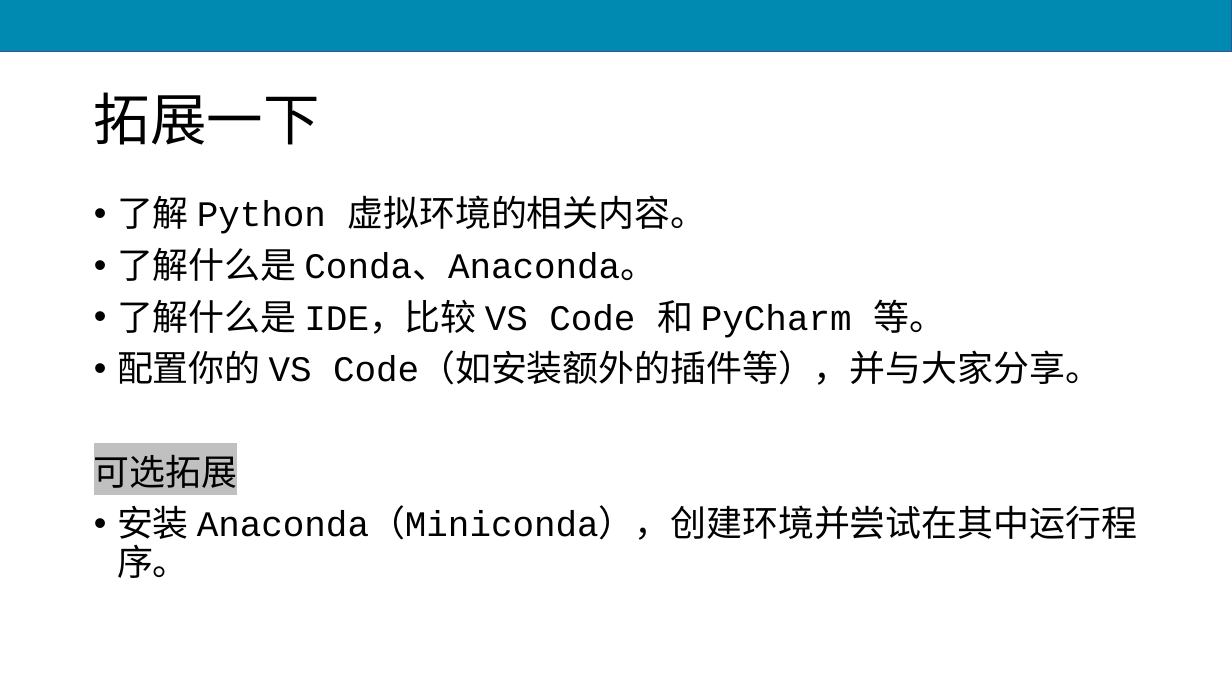
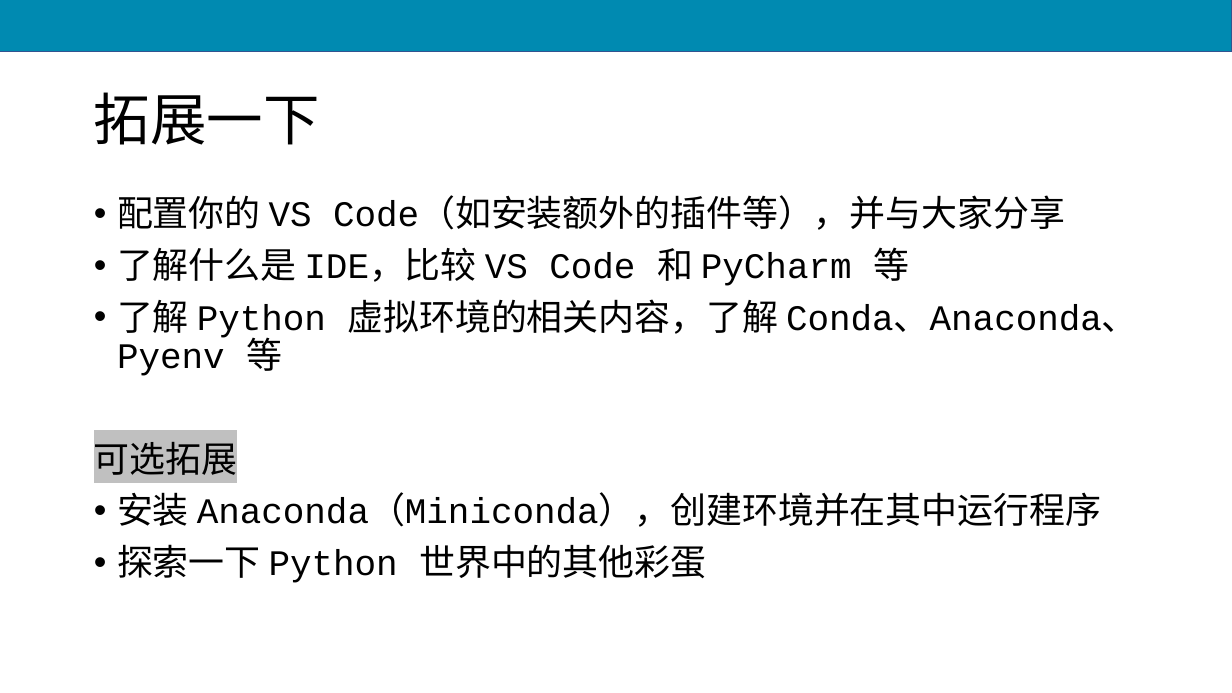
Before and after one commit to scruel/pcc_3e_slides, a slide deck: slide 27 of PPT/python1.pptx. Drawn at 1232x693 pixels with LibreOffice and Linux fonts; fonts in the diff are those of the drawing. Boxes give left, top, right and bottom in pixels: in the first picture for what was removed or moved away, otherwise in the second. Text is boxed around its words. In the diff, an @@ line names an element or a change of style, - is before the commit and + after.

```diff
--- a/PPT/python1.pptx
+++ b/PPT/python1.pptx
@@ text at <box>117,195,1138,376</box>: text changed @@
-• 了解 Python 虚拟环境的相关内容。
-• 了解什么是 Conda、Anaconda。
-• 了解什么是 IDE，比较 VS Code 和 PyCharm 等。
-• 配置你的 VS Code（如安装额外的插件等），并与大家分享。
+• 配置你的 VS Code（如安装额外的插件等），并与大家分享
+• 了解什么是 IDE，比较 VS Code 和 PyCharm 等
+• 了解 Python 虚拟环境的相关内容，了解 Conda、Anaconda、Pyenv 等
@@ text at <box>117,492,1101,583</box>: text changed @@
-• 安装 Anaconda（Miniconda），创建环境并尝试在其中运行程序。
+• 安装 Anaconda（Miniconda），创建环境并在其中运行程序
+• 探索一下 Python 世界中的其他彩蛋
```
Also in this commit, not shown: 5 other slides changed, 17 other files.
